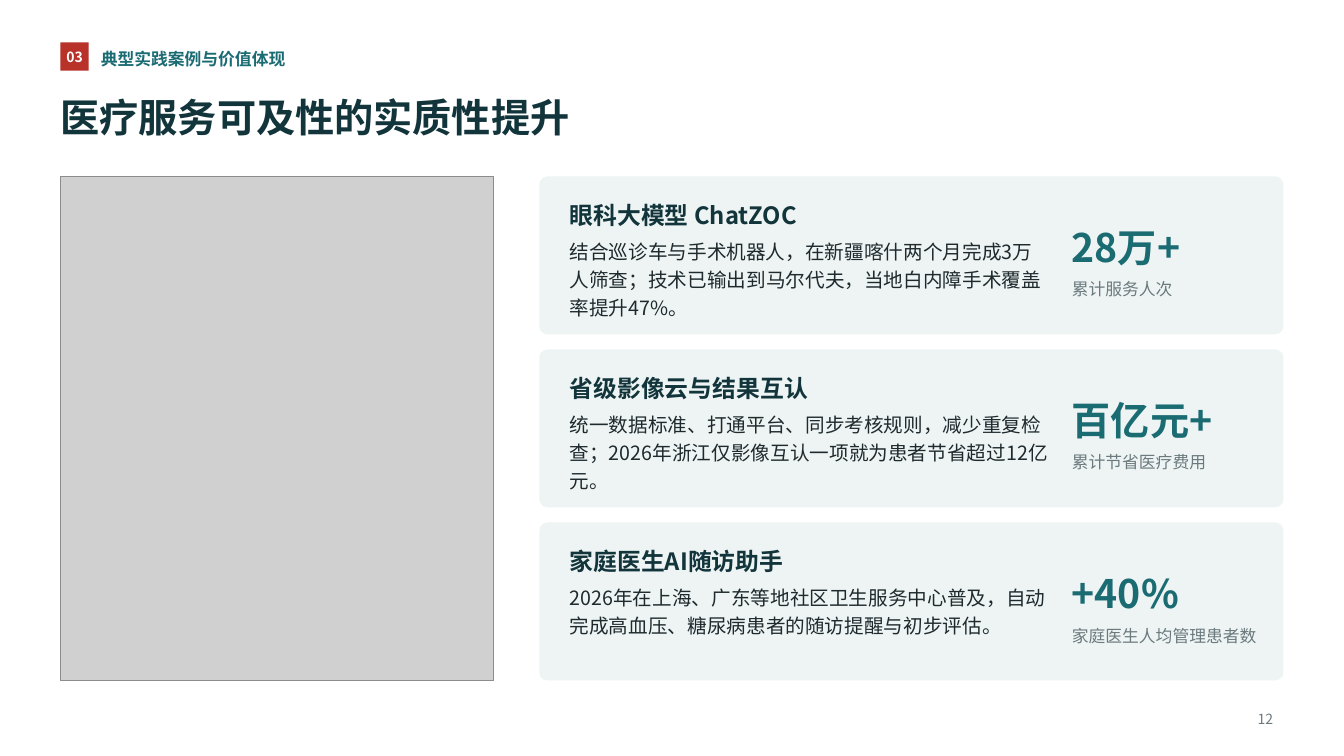
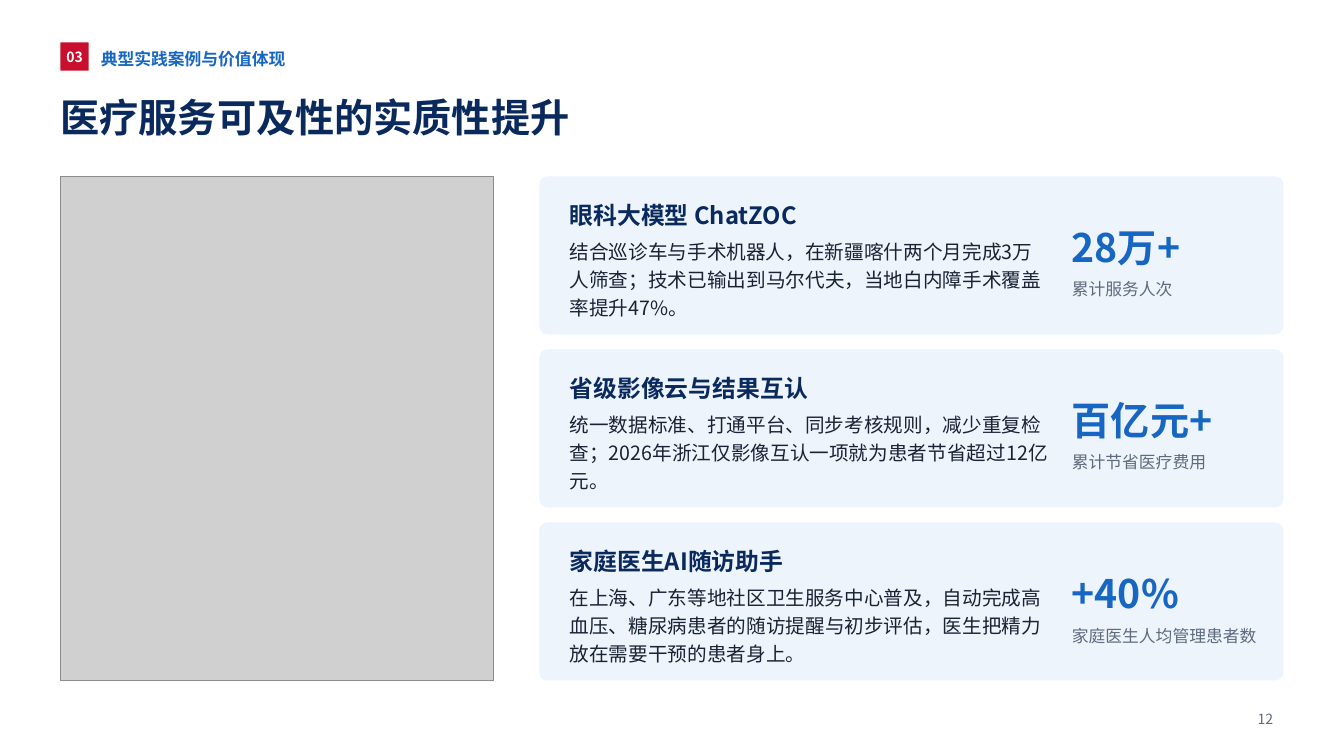
Before and after one commit to query11/test, a slide deck: slide 12 of AI新质生产力赋能中国式医疗现代化_优化版.pptx. Drawn at 1344x756 pixels with LibreOffice and Linux fonts; fonts in the diff are those of the drawing; grey boxes stand for pictures. Boxes give left, top, right and bottom in pixels: in the first picture for what was removed or moved away, otherwise in the second. Text is boxed around its words. In the diff, an @@ line names an element or a change of style, - is before the commit and + after.

```diff
--- a/AI新质生产力赋能中国式医疗现代化_优化版.pptx
+++ b/AI新质生产力赋能中国式医疗现代化_优化版.pptx
@@ rectangle "03" at (60, 42, 89, 71): fill #B8322A to #C8102E @@
@@ fill #EEF4F3 to #EDF4FC in 3 elements at (539, 176, 1284, 335), (539, 350, 1284, 508), (539, 522, 1284, 681) @@
@@ text colour #12343B to #0A2A5E in 4 elements at (60, 98, 569, 136), (570, 203, 797, 226), (570, 376, 808, 399), (570, 549, 784, 572) @@
@@ text colour #1B6B73 to #1767C2 in 4 elements at (101, 50, 286, 67), (1072, 231, 1180, 266), (1072, 402, 1213, 439), (1072, 578, 1179, 609) @@
@@ text at (570, 588, 1042, 663): text changed; text colour #1F2A2E to #1A2333 @@
-2026年在上海、广东等地社区卫生服务中心普及，自动完成高血压、糖尿病患者的随访提醒与初步评估。
+在上海、广东等地社区卫生服务中心普及，自动完成高血压、糖尿病患者的随访提醒与初步评估，医生把精力放在需要干预的患者身上。
@@ text colour #6B7A7E to #5E6B7D in 4 elements at (1072, 281, 1173, 297), (1072, 454, 1206, 470), (1072, 628, 1257, 644), (1258, 713, 1274, 724) @@
```
Also in this commit, not shown: 34 other slides changed, 2 slides added, 1 slide removed.
